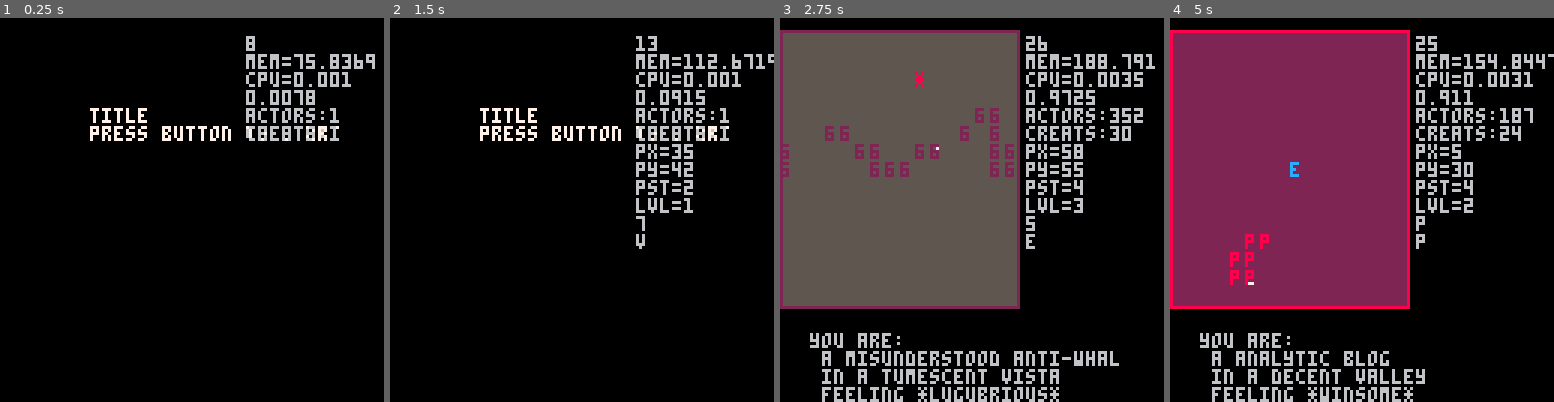
Above: before the commit, frames 1-4 (left to right).
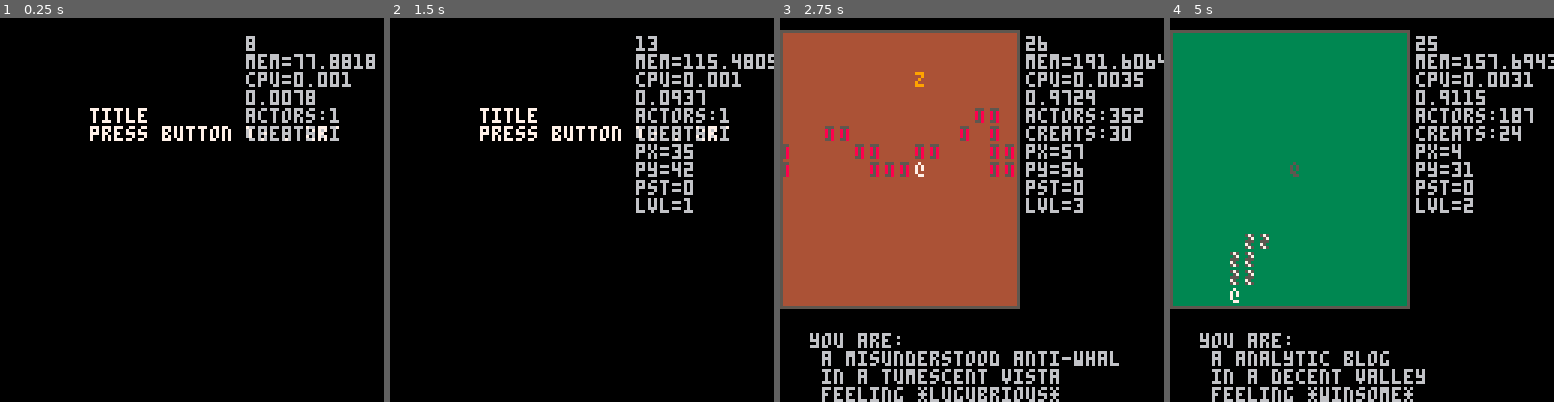
Above: after the commit, the same moments.

Repository: arnodick/castle
Game: PICO-8 cartridge castle.p8
Two runs of this game, one before a commit and one after it. Both use one fixed random seed, a clock stepped at 60 frames per second and the inputs below.
Inputs:
- Up to frame 1 (0.25 s): no input
- Up to frame 2 (1.5 s): tap X (X key) at 0.33, 1.07 s; tap O (Z key) at 0.7 s
- Up to frame 3 (2.75 s): hold Right 1.6-2.1 s; tap O (Z key) at 1.7, 2.1, 2.5 s; tap X (X key) at 1.85 s; hold Up 2.15-2.42 s; hold Right from 2.47 s (still down)
- Up to frame 4 (5 s): tap O (Z key) every 0.4 s from 2.9 to 4.9 s; tap X (X key) at 2.97, 4.08 s; release Right at 3.03 s; hold Left 3.08-3.58 s; hold Down 3.63-3.97 s; hold Right 4.02-4.68 s; hold Up from 4.73 s (still down)

The runs differ from the first frame. In frame 1, 0.1% of the frame differs, in the area x 79-97%, y 9-14%; in frame 2, 0.4%; in frame 3, 46%; in frame 4, 46%, in the area x 0-100%, y 3-76%.

Commit message:
persistent maps but can't move?

Diff:
--- a/castle.p8
+++ b/castle.p8
@@ -141,96 +141,100 @@
 
 	levelc=flr(rnd(3))
 
-
-
-	local a={}
-	a.ch="@"
-	a.c=7
-	a.m=1
-	add(actortypes,a)
-
-	if l==0 then
-		--terrainchar={}
-		--terrainchar[1]="*"
-		--terrainchar[2]="s"
-		--terrainchar[3]="%"
-		--terrainchar[4]="o"
-
-		a={}
-		a.ch=sub(chars,ch1,ch1)
-		a.ch2=sub(chars,ch2,ch2)
-		--a.ch="*"
-		--a.ch2="s"
-		a.c=flr(rnd(14))+1
-		a.c2=flr(rnd(14))+1
-		--a.c=2
-		--a.c2=11
-		a.m=0
-		add(actortypes,a)
-
-		a={}
-		a.ch="e"
-		a.c=12
-		a.m=2
-		add(actortypes,a)
-	end
-	if l==1 then
-		a={}
-		a.ch=sub(chars,ch1,ch1)
-		a.ch2=sub(chars,ch2,ch2)
-		--a.ch="^"
-		--a.ch2="i"
-		a.c=flr(rnd(14))+1
-		a.c2=flr(rnd(14))+1
-		--a.c=3
-		--a.c2=4
-		a.m=0
-		add(actortypes,a)
-
-		a={}
-		a.ch="*"
-		a.c=8
-		a.m=2
-		add(actortypes,a)
-	end
-	if l==2 then
-		a={}
-		a.ch=sub(chars,ch1,ch1)
-		a.ch2=sub(chars,ch2,ch2)
-		--a.ch="="
-		--a.ch2=";"
-		a.c=flr(rnd(14))+1
-		a.c2=flr(rnd(14))+1
-		--a.c=10
-		--a.c2=9
-		a.m=0
-		add(actortypes,a)
-
-		a={}
-		a.ch="q"
-		a.c=5
-		a.m=2
-		add(actortypes,a)
-	end
-	if l==3 then
-		a={}
-		a.ch=sub(chars,ch1,ch1)
-		a.ch2=sub(chars,ch2,ch2)
-		--a.ch="#"
-		--a.ch2="e"
-		a.c=flr(rnd(14))+1
-		a.c2=flr(rnd(14))+1
-		--a.c=4
-		--a.c2=10
-		a.m=0
-		add(actortypes,a)
-
-		a={}
-		a.ch="z"
-		a.c=9
-		a.m=2
-		add(actortypes,a)
-	end
+	local at={}
+	local style={}
+	style.ch="@"
+	style.c=7
+	style.m=1
+	add(at,style)
+
+	style={}
+	style.ch="@"
+	style.c=7
+	style.m=1
+	add(at,style)
+
+	style={}
+	style.ch="@"
+	style.c=7
+	style.m=1
+	add(at,style)
+
+	style={}
+	style.ch="@"
+	style.c=7
+	style.m=1
+	add(at,style)
+
+	add(actortypes,at)
+
+	at={}
+	style={}
+	style.ch=sub(chars,ch1,ch1)
+	style.ch2=sub(chars,ch2,ch2)
+	style.c=flr(rnd(14))+1
+	style.c2=flr(rnd(14))+1
+	style.m=0
+	add(at,style)
+
+	ch1=flr(rnd(#chars)+1)
+	ch2=flr(rnd(#chars)+1)
+	style={}
+	style.ch=sub(chars,ch1,ch1)
+	style.ch2=sub(chars,ch2,ch2)
+	style.c=flr(rnd(14))+1
+	style.c2=flr(rnd(14))+1
+	style.m=0
+	add(at,style)
+
+	ch1=flr(rnd(#chars)+1)
+	ch2=flr(rnd(#chars)+1)
+	style={}
+	style.ch=sub(chars,ch1,ch1)
+	style.ch2=sub(chars,ch2,ch2)
+	style.c=flr(rnd(14))+1
+	style.c2=flr(rnd(14))+1
+	style.m=0
+	add(at,style)
+
+	ch1=flr(rnd(#chars)+1)
+	ch2=flr(rnd(#chars)+1)
+	style={}
+	style.ch=sub(chars,ch1,ch1)
+	style.ch2=sub(chars,ch2,ch2)
+	style.c=flr(rnd(14))+1
+	style.c2=flr(rnd(14))+1
+	style.m=0
+	add(at,style)
+
+	add(actortypes,at)
+
+	at={}
+	style={}
+	style.ch="e"
+	style.c=12
+	style.m=2
+	add(at,style)
+
+	style={}
+	style.ch="*"
+	style.c=8
+	style.m=2
+	add(at,style)
+
+	style={}
+	style.ch="q"
+	style.c=5
+	style.m=2
+	add(at,style)
+
+	style={}
+	style.ch="z"
+	style.c=9
+	style.m=2
+	add(at,style)
+
+	add(actortypes,at)
 end
 
 function rooms_i(sa)
@@ -329,9 +333,9 @@
 	if a.secx==cam[1] then
 		if	a.secy==cam[2] then
 			if a.t==2 then
-				print(actortypes[a.t].ch2,a.x*cellw+a.shakex,a.y*cellh+a.shakey,actortypes[2].c2)
+				print(actortypes[a.t][level+1].ch2,a.x*cellw+a.shakex,a.y*cellh+a.shakey,actortypes[2][level+1].c2)
 			end
-			print(actortypes[a.t].ch,a.x*cellw+a.shakex,a.y*cellh+a.shakey,actortypes[a.t].c)
+			print(actortypes[a.t][level+1].ch,a.x*cellw+a.shakex,a.y*cellh+a.shakey,actortypes[a.t][level+1].c)
 		end
 	end
 --	print(a.x,a.x*cellw+cellw,a.y*cellh,a.c)
@@ -529,7 +533,7 @@
 		add(actors,p)
 		add(actors.creatures,p)
 	end
-	actortypes_i(l)
+--	actortypes_i(l)
 	loadmap(room_w,sector_a)
 	loadactors(room_w)
 end
